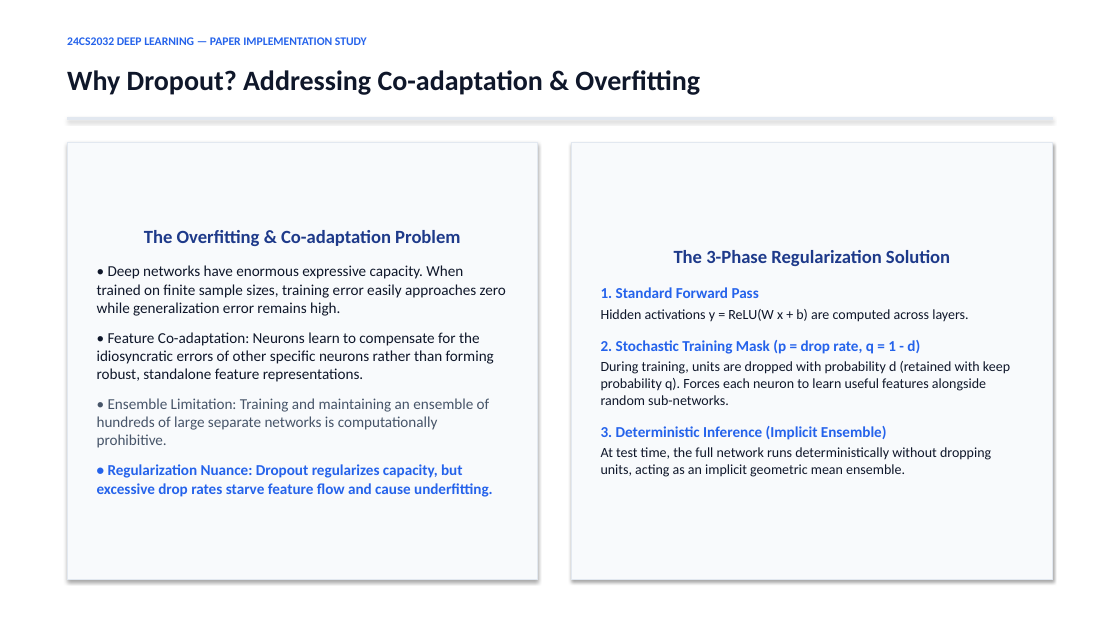
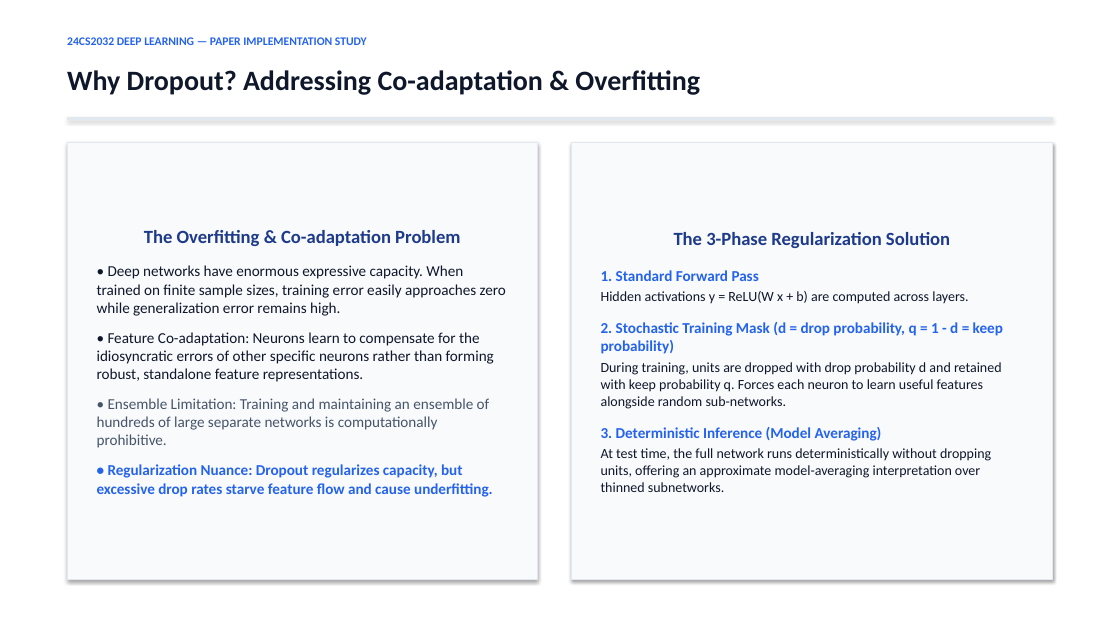
Before and after one commit to sg721642/24cs2032-dropout-paper-implementation, a slide deck: slide 2 of presentation/24CS2032_Dropout_Presentation.pptx. Drawn at 1120x630 pixels with LibreOffice and Linux fonts; fonts in the diff are those of the drawing. Boxes give left, top, right and bottom in pixels: in the first picture for what was removed or moved away, otherwise in the second. Text is boxed around its words. In the diff, an @@ line names an element or a change of style, - is before the commit and + after.

```diff
--- a/presentation/24CS2032_Dropout_Presentation.pptx
+++ b/presentation/24CS2032_Dropout_Presentation.pptx
@@ text in rectangle at <box>601,322,1003,492</box>: text changed @@
-2. Stochastic Training Mask (p = drop rate, q = 1 - d)
-During training, units are dropped with probability d (retained with keep probability q). Forces each neuron to learn useful features alongside random sub-networks.
-3. Deterministic Inference (Implicit Ensemble)
-At test time, the full network runs deterministically without dropping units, acting as an implicit geometric mean ensemble.
+2. Stochastic Training Mask (d = drop probability, q = 1 - d = keep probability)
+During training, units are dropped with drop probability d and retained with keep probability q. Forces each neuron to learn useful features alongside random sub-networks.
+3. Deterministic Inference (Model Averaging)
+At test time, the full network runs deterministically without dropping units, offering an approximate model-averaging interpretation over thinned subnetworks.
```
Also in this commit, not shown: 2 other slides changed, 4 other files.
